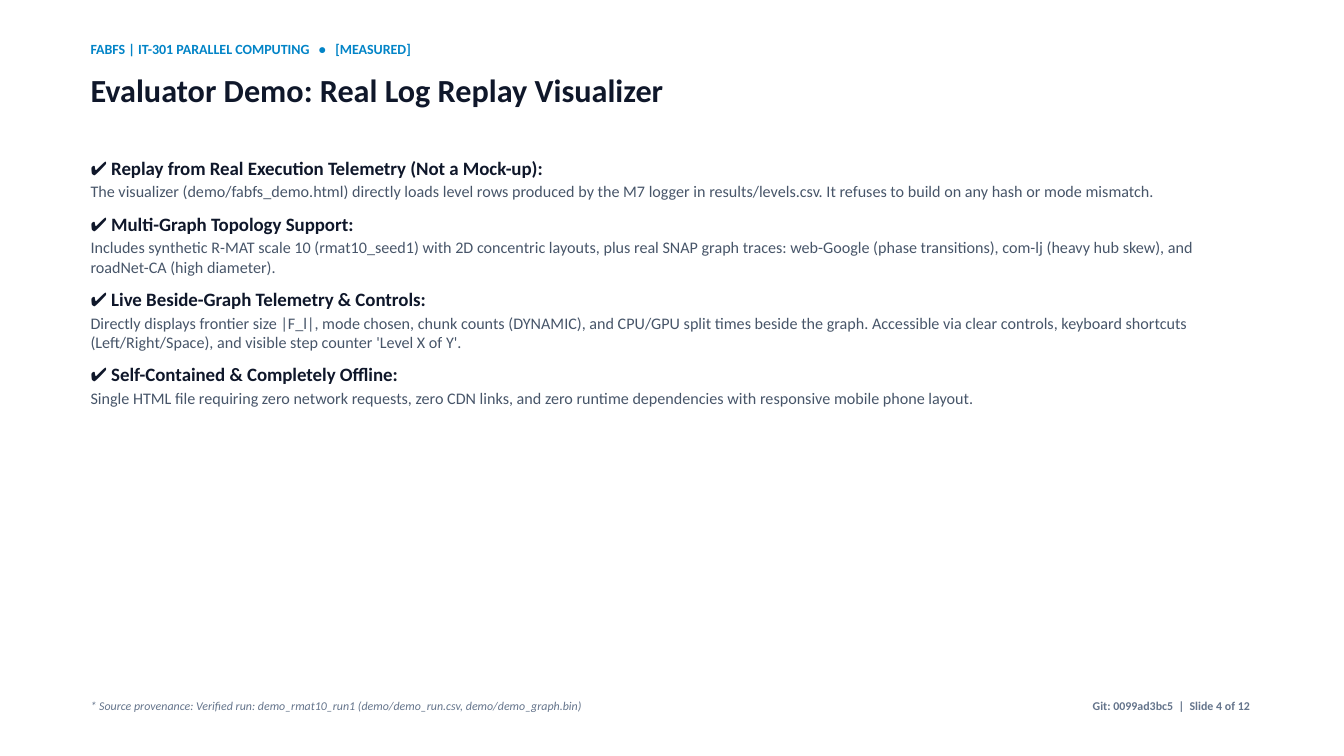
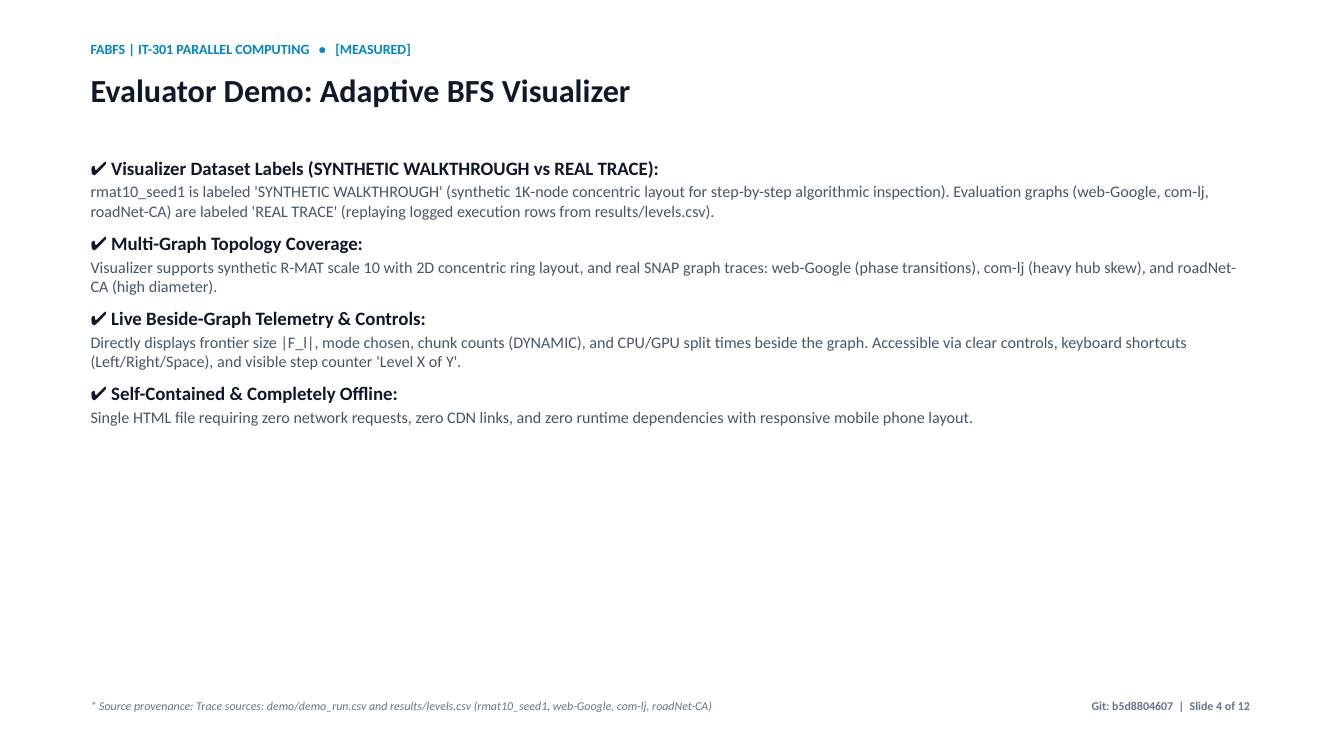
Before and after one commit to rniszn/parallel-computing-FABFS, a slide deck: slide 4 of presentation/FABFS.pptx. Drawn at 1344x756 pixels with LibreOffice and Linux fonts; fonts in the diff are those of the drawing. Boxes give left, top, right and bottom in pixels: in the first picture for what was removed or moved away, otherwise in the second. Text is boxed around its words. In the diff, an @@ line names an element or a change of style, - is before the commit and + after.

Commit message:
fix(analysis,slides): fix pass/fail incomplete policy check and align slide claims
- Analysis: require complete runs for all comparison policies (Adaptive, Static, Dynamic) before evaluating 5% rule; mark incomplete cells as NOT EVALUATED (never false PASS/FAIL); overall pass requires 0 FAIL and 0 NOT EVALUATED; print 'n=1, no CI' for single runs and round medians/intervals to 2 decimal places with n.

- Tests: add 4 unit tests in tests/test_analysis.py covering missing policy NOT EVALUATED, threshold ratio boundaries (4% PASS vs 6% FAIL), n=1 no CI formatting, and non-zero exit on NOT EVALUATED.

- Slides: replace premature roadNet-CA 53.9% speedup claim on Slide 11 with 'Pass/fail not yet evaluated: the full 480-run matrix is pending'; update Slide 5 matrix status, manifest requirement, and protocol; update Slide 12 module status from Verified to Implemented; label Slide 4 demo datasets as SYNTHETIC WALKTHROUGH vs REAL TRACE; update Slide 1 target info.

- Tables: regenerate results/tables/ and report/tables/.

```diff
--- a/presentation/FABFS.pptx
+++ b/presentation/FABFS.pptx
@@ text at bbox=[91, 79, 631, 107]: text changed @@
-Evaluator Demo: Real Log Replay Visualizer
+Evaluator Demo: Adaptive BFS Visualizer
@@ text at bbox=[91, 161, 1236, 295]: text changed @@
-✔ Replay from Real Execution Telemetry (Not a Mock-up):
-The visualizer (demo/fabfs_demo.html) directly loads level rows produced by the M7 logger in results/levels.csv. It refuses to build on any hash or mode mismatch.
-✔ Multi-Graph Topology Support:
-Includes synthetic R-MAT scale 10 (rmat10_seed1) with 2D concentric layouts, plus real SNAP graph traces: web-Google (phase transitions), com-lj (heavy hub skew), and roadNet-CA (high diameter).
+✔ Visualizer Dataset Labels (SYNTHETIC WALKTHROUGH vs REAL TRACE):
+rmat10_seed1 is labeled 'SYNTHETIC WALKTHROUGH' (synthetic 1K-node concentric layout for step-by-step algorithmic inspection). Evaluation graphs (web-Google, com-lj, roadNet-CA) are labeled 'REAL TRACE' (replaying logged execution rows from results/levels.csv).
+✔ Multi-Graph Topology Coverage:
+Visualizer supports synthetic R-MAT scale 10 with 2D concentric ring layout, and real SNAP graph traces: web-Google (phase transitions), com-lj (heavy hub skew), and roadNet-CA (high diameter).
@@ text at bbox=[99, 701, 712, 712]: text changed @@
-* Source provenance: Verified run: demo_rmat10_run1 (demo/demo_run.csv, demo/demo_graph.bin)
+* Source provenance: Trace sources: demo/demo_run.csv and results/levels.csv (rmat10_seed1, web-Google, com-lj, roadNet-CA)
@@ text at bbox=[1092, 701, 1250, 710]: text changed @@
-Git: 0099ad3bc5 | Slide 4 of 12
+Git: b5d8804607 | Slide 4 of 12
```
Also in this commit, not shown: 11 other slides changed, 45 other files.
